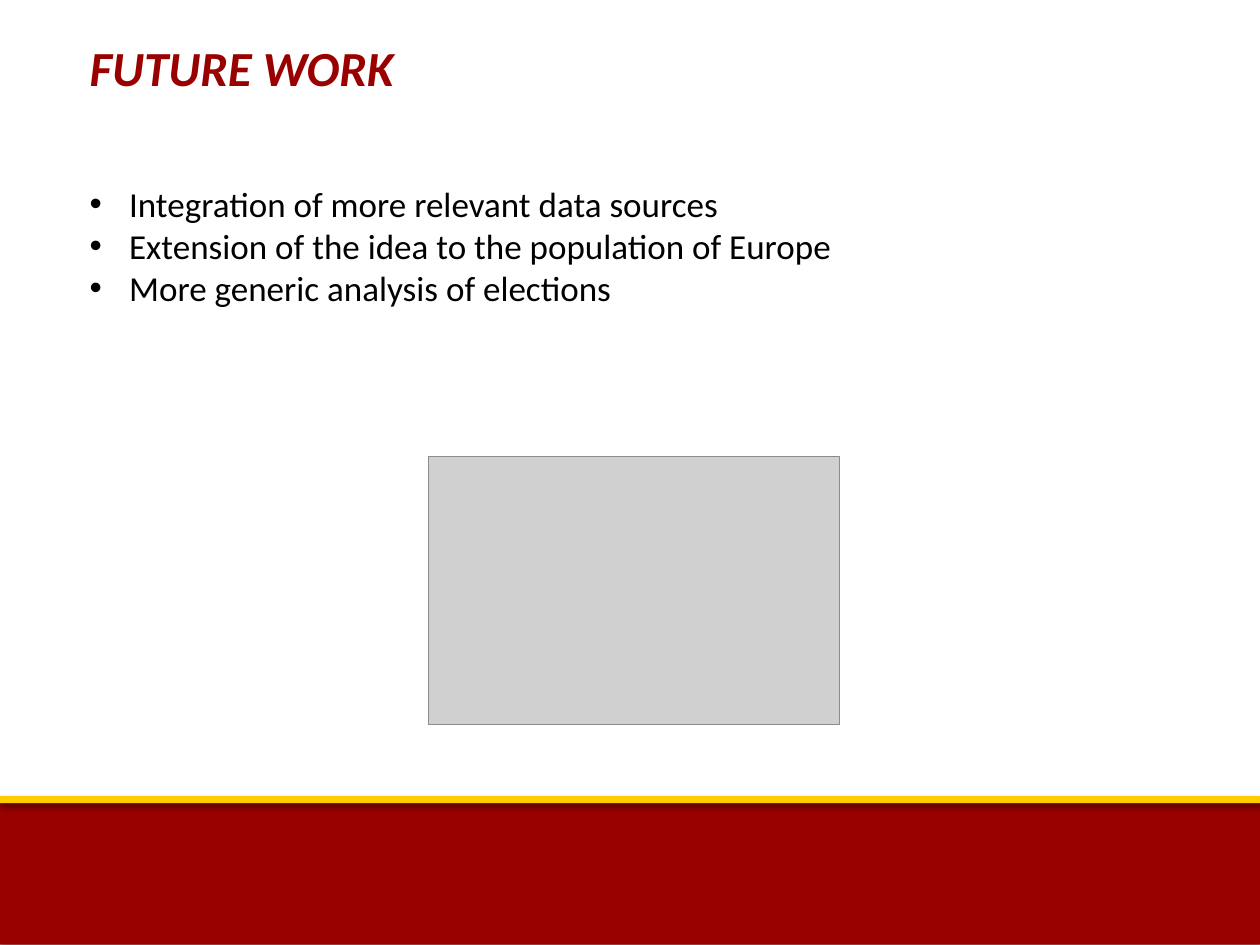
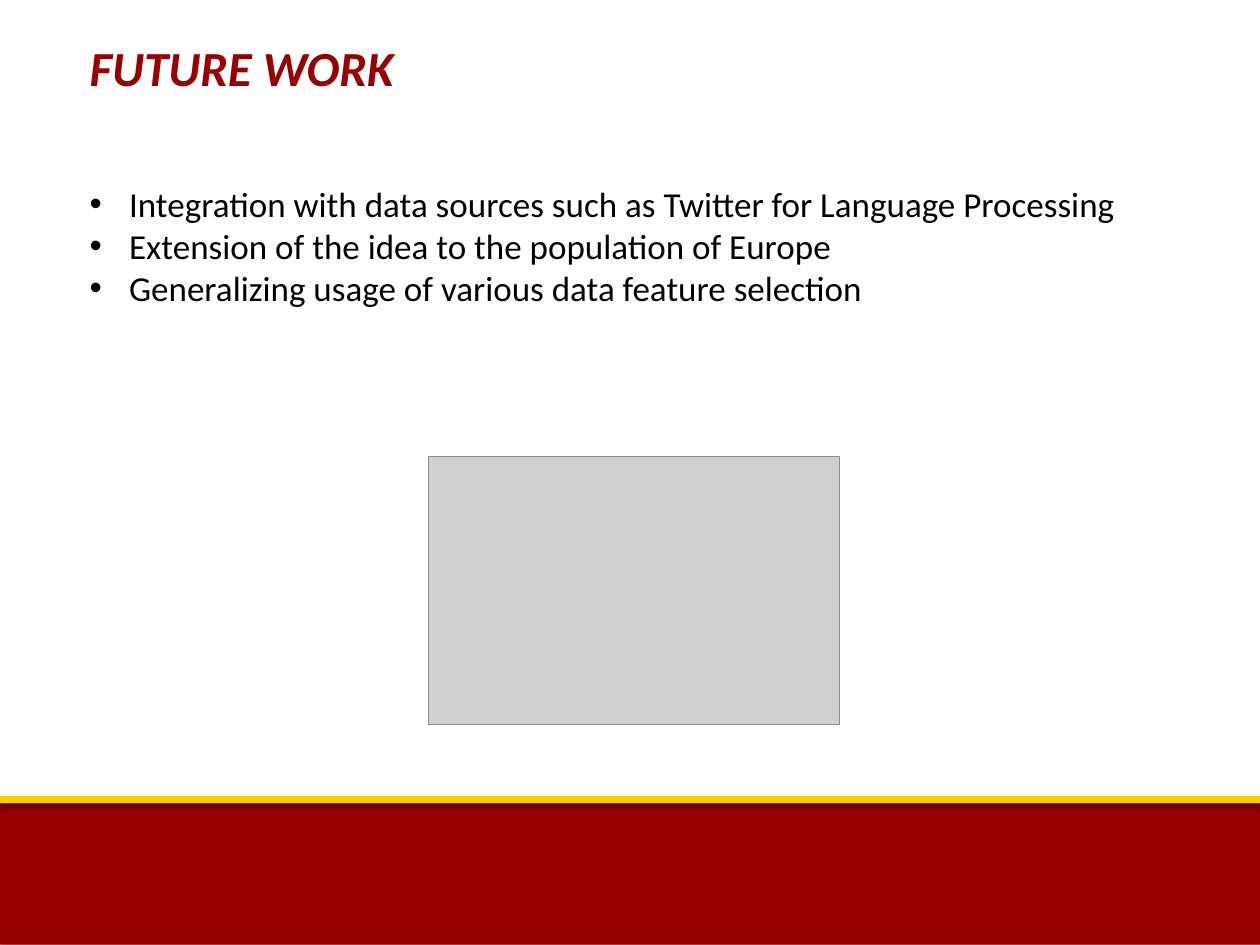
Before and after one commit to deepika087/CSCI-586-Group-2, a slide deck: slide 18 of DBIFinalProjectPresentation_20thNov2017.pptx (slide 15 before the commit). Drawn at 1260x945 pixels with LibreOffice and Linux fonts; fonts in the diff are those of the drawing; grey boxes stand for pictures; background and template pictures are left out. Boxes give left, top, right and bottom in pixels: in the first picture for what was removed or moved away, otherwise in the second. Text is boxed around its words. In the diff, an @@ line names an element or a change of style, - is before the commit and + after.

```diff
--- a/DBIFinalProjectPresentation_20thNov2017.pptx
+++ b/DBIFinalProjectPresentation_20thNov2017.pptx
@@ text at (129, 192, 1114, 223): text changed @@
-• Integration of more relevant data sources
+• Integration with data sources such as Twitter for Language Processing
@@ text at (129, 276, 862, 307): text changed @@
-• More generic analysis of elections
+• Generalizing usage of various data feature selection
```
Also in this commit, not shown: 7 other slides changed, 5 slides added, 2 slides removed.
